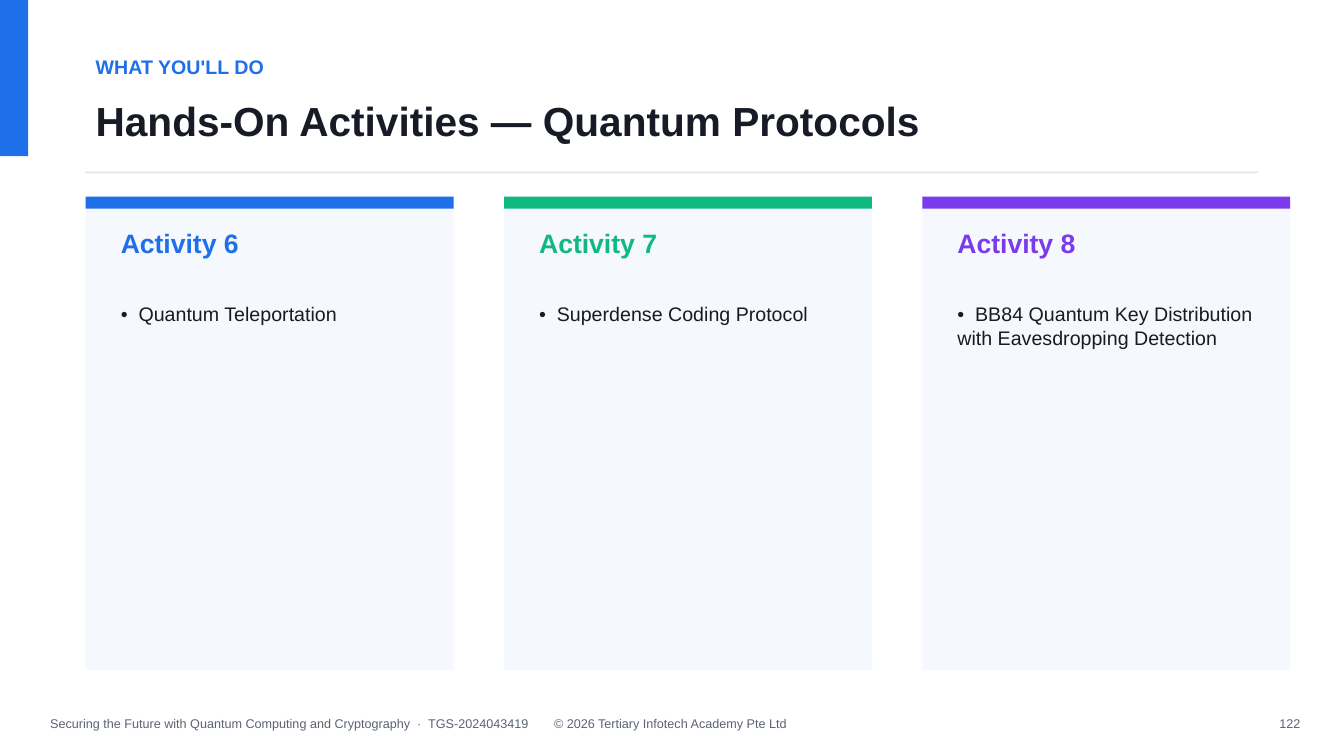
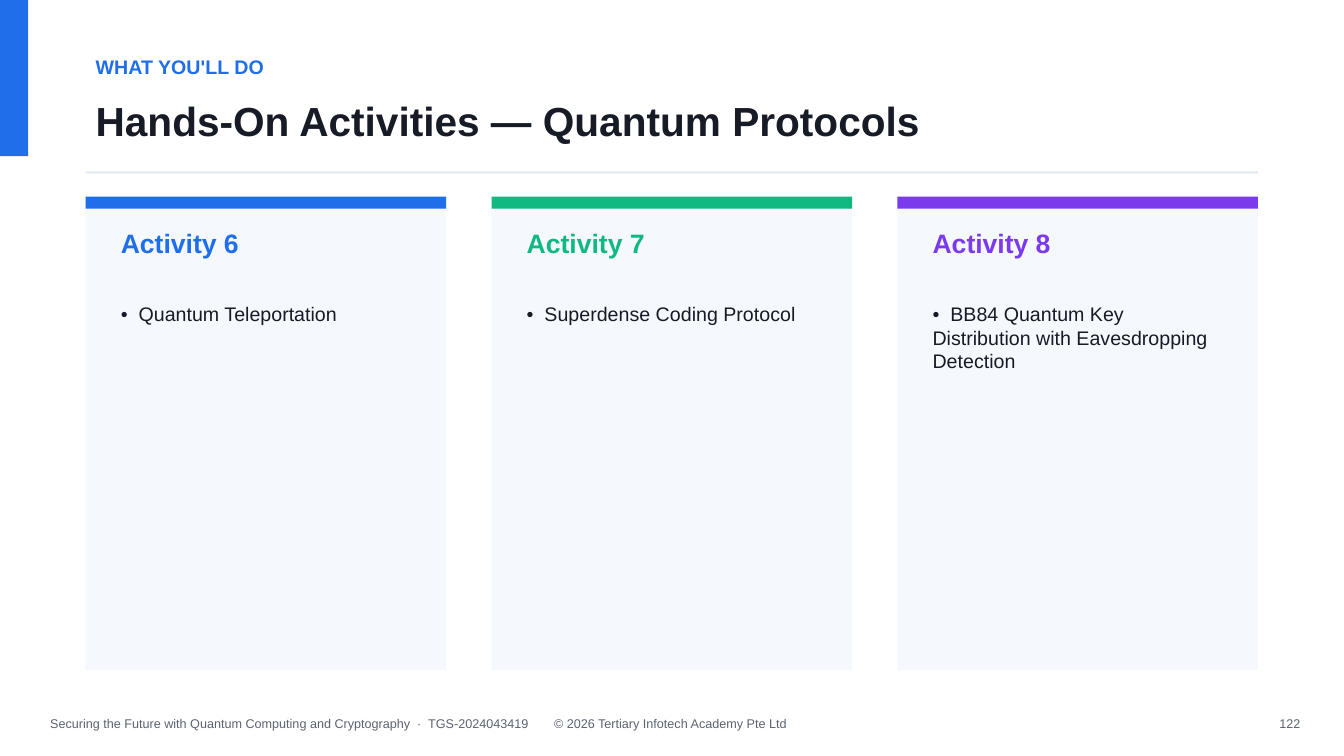
Before and after one commit to alfredang/quantum-algorithms, a slide deck: slide 123 of courseware/WSQ - Master Trainer Slides - Securing the Future with Quantum Computing and Cryptography - v12.0.pptx. Drawn at 1344x756 pixels with LibreOffice and Linux fonts; fonts in the diff are those of the drawing. Boxes give left, top, right and bottom in pixels: in the first picture for what was removed or moved away, otherwise in the second. Text is boxed around its words. In the diff, an @@ line names an element or a change of style, - is before the commit and + after.

```diff
--- a/courseware/WSQ - Master Trainer Slides - Securing the Future with Quantum Computing and Cryptography - v12.0.pptx
+++ b/courseware/WSQ - Master Trainer Slides - Securing the Future with Quantum Computing and Cryptography - v12.0.pptx
@@ rectangle: place and size @@
-rectangle at <box>86,197,454,670</box>
+rectangle at <box>86,197,447,670</box>
@@ rectangle: place and size @@
-rectangle at <box>86,197,454,209</box>
+rectangle at <box>86,197,447,209</box>
@@ rectangle: place and size @@
-rectangle at <box>504,197,872,670</box>
+rectangle at <box>492,197,853,670</box>
@@ rectangle: place and size @@
-rectangle at <box>504,197,872,209</box>
+rectangle at <box>492,197,853,209</box>
@@ rectangle: place and size @@
-rectangle at <box>923,197,1291,670</box>
+rectangle at <box>897,197,1258,670</box>
@@ rectangle: place and size @@
-rectangle at <box>923,197,1291,209</box>
+rectangle at <box>897,197,1258,209</box>
@@ text "Activity 7": place and size @@
-text "Activity 7" at <box>539,233,657,258</box>
+text "Activity 7" at <box>527,233,645,258</box>
@@ text "Activity 8": place and size @@
-text "Activity 8" at <box>957,233,1076,258</box>
+text "Activity 8" at <box>933,233,1051,258</box>
@@ text "• Superdense Coding Protocol": place and size @@
-text "• Superdense Coding Protocol" at <box>557,306,808,325</box>
+text "• Superdense Coding Protocol" at <box>544,306,795,325</box>
@@ text "• BB84 Quantum Key Distribution ..." rewrapped from <box>957,306,1252,349</box> to <box>933,307,1207,369</box> @@
```
Also in this commit, not shown: 19 other slides changed, 7 other files.
